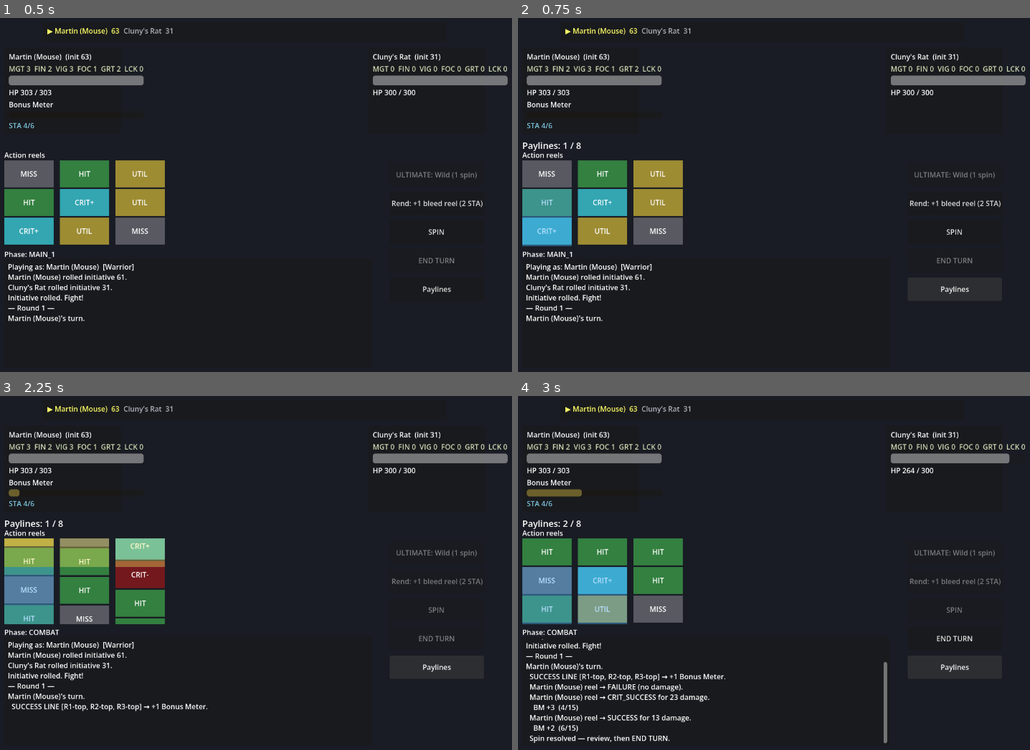
Above: before the commit, frames 1-4 (two rows, left to right).
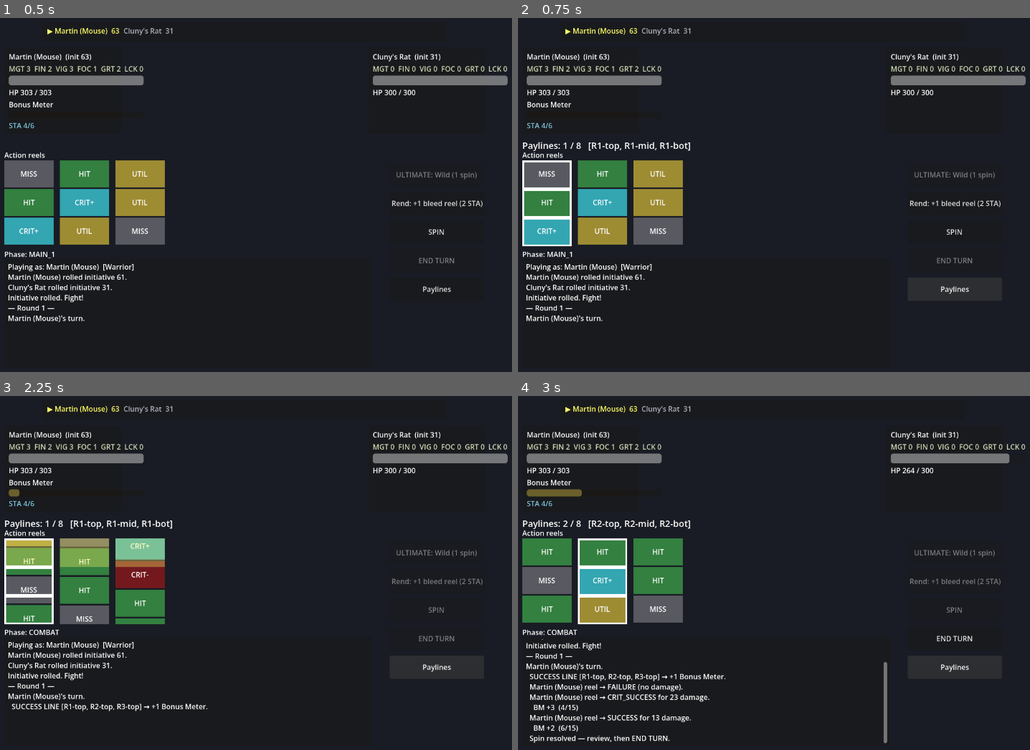
Above: after the commit, the same moments.

Repository: djkipyaboy/bunnies
Game: Godot game, scene res://combat/combat.tscn
Two runs of this game, one before a commit and one after it. Both use one fixed random seed, a clock stepped at 60 frames per second and the inputs below.
Inputs:
- Up to frame 1 (0.5 s): no input
- Up to frame 2 (0.75 s): click "Paylines" at 0.5 s
- Up to frame 3 (2.25 s): click "SPIN" at 1.25 s; click "Paylines" at 2 s
- Up to frame 4 (3 s): click "Paylines" at 2.75 s

Frame 1 is identical in both runs. In frame 2, 1.9% of the frame differs, in the area x 0-34%, y 34-65%; in frame 3, 1.9%; in frame 4, 3.4%.

Commit message:
feat(combat): payline toggle polish + weapon-attack grid width
- Payline highlight is now a thick WHITE OUTLINE (was a hard-to-read blue fill).
- Reliable clear via a node group (fixes highlights lingering after the last line).
- Toggle banner shows the cells covered, e.g. 'Paylines: 1/8  [R1-top, R2-mid, ...]'.
- Payline grid width = weapon-attack reels in the spin (Flurry/Rampage +1 now count;
  no-damage Rend excluded) for both scoring and the toggle preview. spec 2026-06-25 §3/§6.
- Base-ability button shows a locked state while the Ultimate is staged. spec §5.

Co-Authored-By: Claude Opus 4.8 <noreply@anthropic.com>

Diff:
--- a/combat/combat.gd
+++ b/combat/combat.gd
@@ -531,6 +531,11 @@
 		_splice_button.text = "Heft: included by Rampage (0 STA)"
 		_splice_button.disabled = true
 		_splice_button.modulate = Color(0.6, 1.0, 0.6)
+	elif _plan.ability_locked_by_ultimate():
+		# The Ultimate is staged and subsumes the base ability — lock the toggle (spec 2026-06-25 §5).
+		_splice_button.text = "Base ability locked (Ultimate staged)"
+		_splice_button.disabled = true
+		_splice_button.modulate = Color(0.5, 0.5, 0.5)
 	else:
 		_splice_button.text = _ability_label(_attacker.ability_id)
 		_splice_button.disabled = not (is_player_main1 and (_plan.ability_staged or _plan.can_stage_ability()))
@@ -571,7 +576,16 @@
 	var pc: Combatant = _pc
 	if pc == null or pc.weapon == null:
 		return
-	var width: int = pc.weapon.reels.size()
+	# Width = weapon-attack reels in the loadout the player is actually looking at: the staged preview
+	# during their own Main 1 (so a staged Rampage/Flurry reel is counted), else the live turn reels.
+	var loadout: Array[ActionReel]
+	if _plan != null and _attacker == pc:
+		loadout = _plan.preview_reels()
+	elif not pc.turn_reels.is_empty():
+		loadout = pc.turn_reels
+	else:
+		loadout = pc.weapon.reels
+	var width: int = _weapon_attack_count(loadout)
 	var lines: Array = PaylineLibrary.lines_for_profile(pc.payline_profile_id, width)
 	_clear_payline_preview()
 	if lines.is_empty():
@@ -585,7 +599,19 @@
 	for cell: Vector2i in line:
 		if cell.x >= 0 and cell.x < _strips.size():
 			_strips[cell.x].highlight_path_cell(cell.y)
-	_payline_banner.text = "Paylines: %d / %d" % [_payline_cycle_index + 1, lines.size()]
+	_payline_banner.text = "Paylines: %d / %d   %s" % [_payline_cycle_index + 1, lines.size(), _describe_cells(line)]
+
+## Leading run of reels that deal this class's weapon damage on a hit — the payline grid width. Base
+## weapon reels plus weapon-attack additions (Flurry splice, Rampage +1) all count; the no-damage Rend
+## reel (deals_weapon_damage = false) is appended last and ends the run, so it's excluded from paylines.
+func _weapon_attack_count(reels: Array[ActionReel]) -> int:
+	var n: int = 0
+	for r: ActionReel in reels:
+		if r != null and r.deals_weapon_damage:
+			n += 1
+		else:
+			break
+	return n
 
 ## Clears any payline-preview highlight on all strips.
 func _clear_payline_preview() -> void:
@@ -597,7 +623,9 @@
 		_phase_manager.proceed_to_combat()  # enemy auto-commit (player committed in _on_spin_pressed)
 	_payline_banner.text = ""
 	var reels: Array[ActionReel] = _attacker.turn_reels
-	var weapon_count: int = _attacker.weapon.reels.size()
+	# Payline grid width = weapon-attack reels in THIS spin (base + Flurry/Rampage additions; the
+	# no-damage Rend reel is excluded). Equals weapon.reels.size() on a normal turn (no regression).
+	var weapon_count: int = _weapon_attack_count(reels)
 	# Defer paylines: a Chancer reroll/gamble can change a reel's result AFTER the spin resolves, so the
 	# strips must animate to the FINAL post-reroll indices and paylines must score the FINAL grid.
 	var attacks: Array[CombatResolver.AttackResult] = _resolver.resolve_combat_phase(reels, _attacker.weapon.base_damage, _defender.defense_type, _attacker.wild_reel_indices(), weapon_count, _attacker.effective_stats().might, [], true)
@@ -768,9 +796,14 @@
 ## Notates a payline's cells for the combat log, e.g. "[R1-top, R2-mid, R3-bot]" (reel#, row).
 ## Placeholder for the eventual flashing path-line overlay (slot-machine style).
 func _describe_line(hit) -> String:
+	return _describe_cells(hit.cells)
+
+## Notates an Array[Vector2i] of cells as "[R1-top, R2-mid, …]" (reel#, row). Shared by the combat-log
+## payline tags and the Paylines toggle's "which cells am I showing" indicator.
+func _describe_cells(cells: Array) -> String:
 	var row_names: Array[String] = ["top", "mid", "bot"]
 	var parts: PackedStringArray = []
-	for cell: Vector2i in hit.cells:
+	for cell: Vector2i in cells:
 		parts.append("R%d-%s" % [cell.x + 1, row_names[cell.y]])
 	return "[" + ", ".join(parts) + "]"
 
--- a/combat/ui/reel_strip.gd
+++ b/combat/ui/reel_strip.gd
@@ -132,19 +132,30 @@
 	tw.tween_interval(1.2)
 	tw.tween_callback(marker.queue_free)
 
+## Group every payline-preview marker so clear_path_highlight can free them by group rather than by a
+## fixed node name (a fixed name + deferred queue_free orphaned re-added markers — the old clear bug).
+const PATH_HL_GROUP := "payline_path_hl"
+
 ## Persistent payline-preview highlight on one window cell (row 0=top,1=center,2=bottom). Unlike
 ## flash_cell (which fades), this stays until cleared — used by the Paylines toggle to draw one line.
+## A thick WHITE OUTLINE (not a fill) so the path reads over any tier color underneath.
 func highlight_path_cell(row: int) -> void:
-	clear_path_highlight()
-	var marker := ColorRect.new()
-	marker.name = "PathHL"
-	marker.color = Color(0.3, 0.7, 1.0, 0.40)
+	var marker := Panel.new()
+	marker.add_to_group(PATH_HL_GROUP)
+	var box := StyleBoxFlat.new()
+	box.bg_color = Color(0, 0, 0, 0)        # transparent fill — the reel face shows through
+	box.set_border_width_all(4)
+	box.border_color = Color(1, 1, 1)       # bright white outline, legible over every tier color
+	marker.add_theme_stylebox_override("panel", box)
 	marker.size = Vector2(110, CELL_HEIGHT)
 	marker.position = Vector2(0, CELL_HEIGHT * float(row))
 	marker.mouse_filter = Control.MOUSE_FILTER_IGNORE
 	add_child(marker)
 
+## Removes every payline-preview marker on this strip immediately (remove_child detaches now; queue_free
+## reclaims it), so cycling past the last line leaves no lingering highlight.
 func clear_path_highlight() -> void:
-	var hl: Node = get_node_or_null("PathHL")
-	if hl != null:
-		hl.queue_free()
+	for child: Node in get_children():
+		if child.is_in_group(PATH_HL_GROUP):
+			remove_child(child)
+			child.queue_free()
